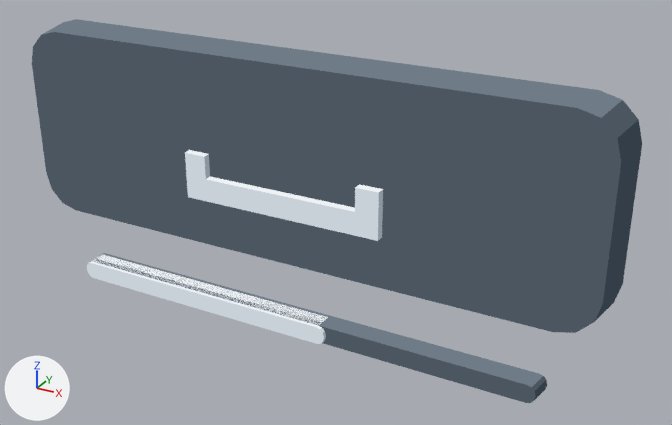
What one commit did to the glTF model Assets/TD2/Screen3D/Kit07/white3d/Key_SpaceHold.gltf.
Before and after are seen from a 50 mm lens placed at (1.85, -2.92, 1.82), pointed at (0.19, 0.11, 0.31). The lights are fixed; the arrows at lower left show +X, +Y and +Z. The picture after the commit comes second. Vertices at exactly the same position are counted once.

Names of what the first picture shows: 'Key_SpaceHold_baked'.
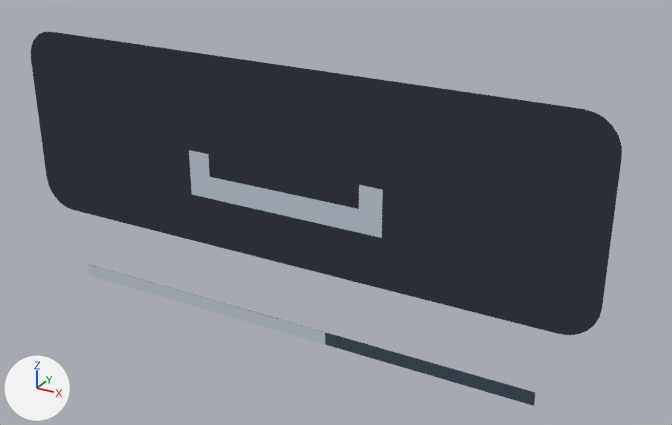
Pixel boxes (x1, y1, x2, y2) of what changed, in the pictures (672 x 425 px):
'Key_SpaceHold_baked', reshaped: before (32, 19, 642, 403); after (31, 32, 622, 406)
part 1 of me_key_spacehold_005, rebuilt: before (32, 19, 642, 333); after (31, 32, 622, 335)
part 2 of me_key_spacehold_005, deleted: before (87, 255, 328, 344)
part 3 of me_key_spacehold_005, deleted: before (267, 190, 292, 220)
part 4 of me_key_spacehold_005, cut back: before (185, 150, 383, 241); after (190, 173, 382, 238)
part 5 of me_key_spacehold_005, cut back: before (94, 253, 547, 403); after (88, 264, 535, 406)
part 6 of me_key_spacehold_005, recoloured: after (189, 150, 383, 232)

The change, as a list of edits to the scene's bpy script:
```text
Add mat_k07_white_sign_plate:
    mat_k07_white_sign_plate = bpy.data.materials.new('K07_white_sign_plate')
    # nodes: BsdfTransparent, Emission, LightPath, MixShader, OutputMaterial
    # colours: dark grey #2a2f36
Add mat_k07_white_sign:
    mat_k07_white_sign = bpy.data.materials.new('K07_white_sign')
    # nodes: BsdfTransparent, Emission, LightPath, MixShader, OutputMaterial
    # colours: grey #9aa3ac
Change me_key_spacehold_005:
    used by ob_key_spacehold_baked; location = (0.0, 0.0, 0.0)
    remove me_key_spacehold_005.from_pydata(...)  # 168 vertices, 304 faces; spans x -1.3..1.34, y -0.02..0.1, z -0.25..0.96
    remove me_key_spacehold_005.materials.append(mat_k07_white_panel)
    remove me_key_spacehold_005.materials.append(mat_k07_white_panel_light)
    add me_key_spacehold_005.from_pydata(...)  # 60 vertices, 52 faces; spans x -1.3..1.3, y 0.0, z -0.25..0.92
    me_key_spacehold_005 part 1: the loose piece of 32 vertices spanning x -1.3..1.34, y 0.0..0.1, z 0.08..0.96 is rebuilt with 28 vertices and now spans x -1.3..1.3, y 0.0, z 0.08..0.92, in mat_k07_white_sign_plate
    me_key_spacehold_005 part 2: the loose piece of 32 vertices spanning x -1.1..0.22, y -0.01..0.05, z -0.25..-0.15 is deleted
    me_key_spacehold_005 part 3: the loose piece of 8 vertices spanning x -0.06..0.05, y -0.02..0.0, z 0.29..0.4 is deleted
    me_key_spacehold_005 part 4
    40 vertices are removed from x -0.46..0.45, y -0.02..0.0, z 0.29..0.49
    112 faces are deleted
    22 new faces join them, mat_k07_white_sign
    me_key_spacehold_005 part 5
    30 vertices are removed from x -1.1..1.12, y 0.0..0.06, z -0.25..-0.15
    60 faces are deleted
    6 vertices are added at (-1.1, 0.0, -0.25), (0.2, 0.0, -0.25), (0.2, 0.0, -0.19), (-1.1, 0.0, -0.25), (1.1, 0.0, -0.25), (-1.1, 0.0, -0.19)
    2 new faces join them, mat_k07_white_sign
    2 new faces join them, mat_k07_white_graphite_dark
    me_key_spacehold_005 part 6: 13 faces spanning x -0.45..0.45, y 0.0, z 0.3..0.5 switch from mat_k07_white_panel_dark to mat_k07_white_sign
    remove me_key_spacehold_005.materials.append(mat_k07_white_graphite_light)
    remove me_key_spacehold_005.materials.append(mat_k07_white_graphite)
    add me_key_spacehold_005.materials.append(mat_k07_white_sign_plate)
```
